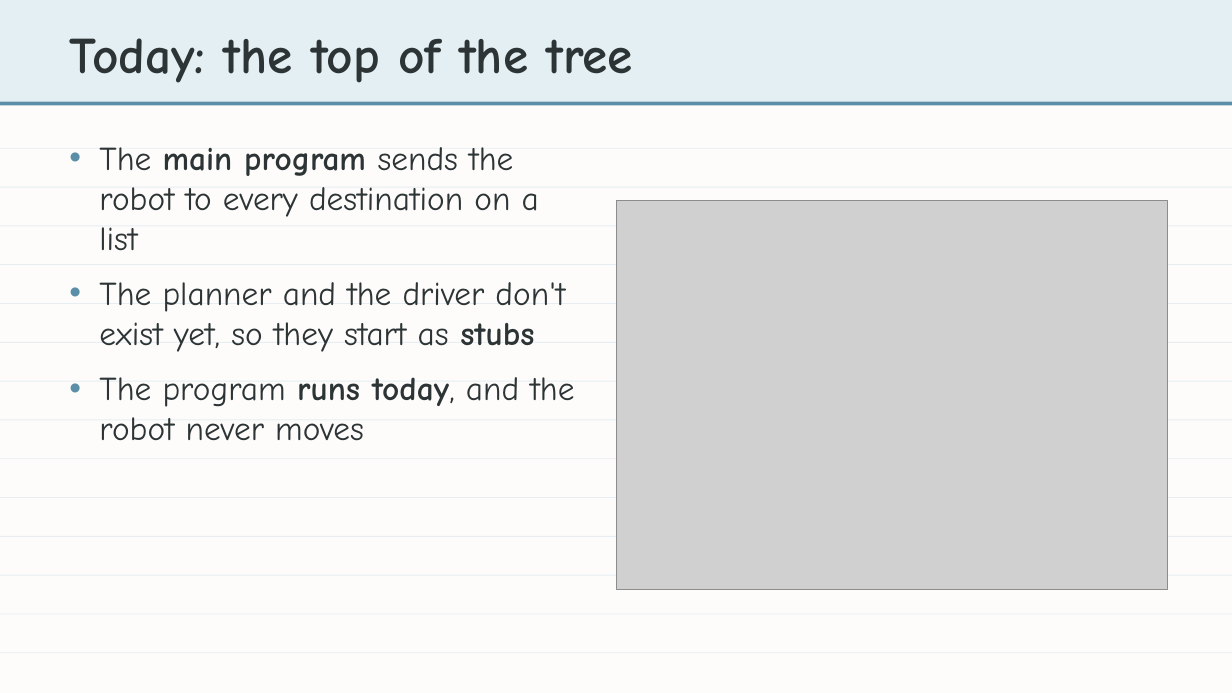
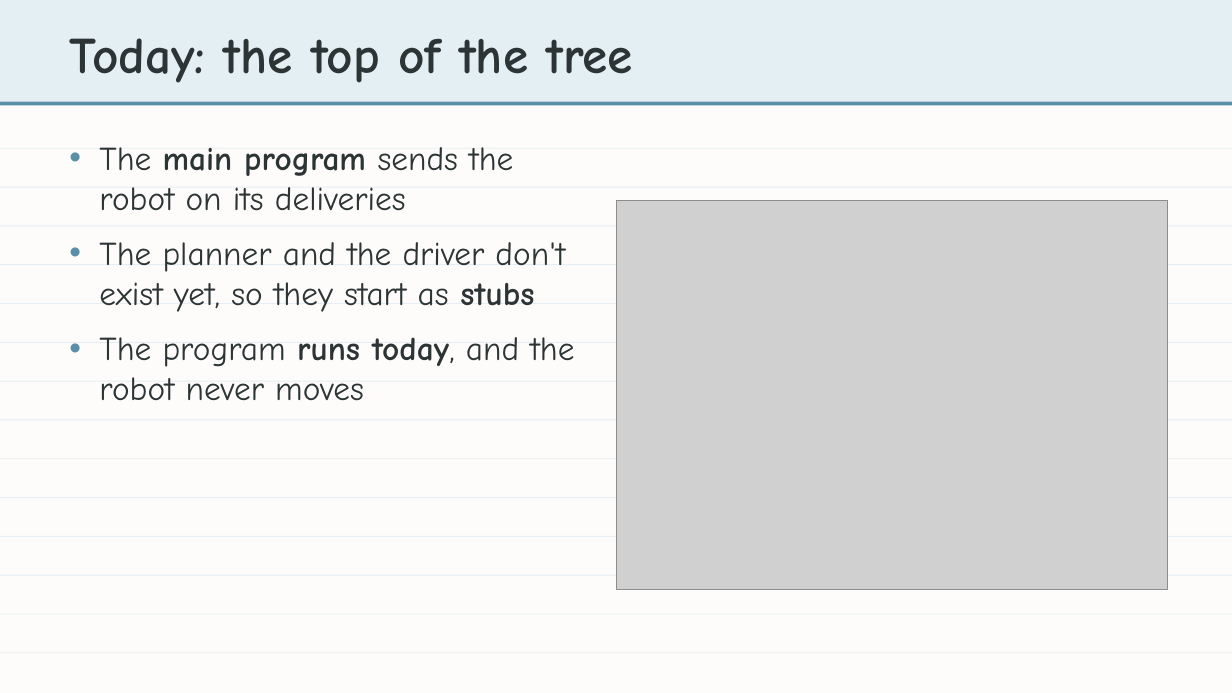
Before and after one commit to bradamiller/LearningPython, a slide deck: slide 2 of static/slides/module-04-manhattan/module-4-lesson-01-the-main-program.pptx. Drawn at 1232x693 pixels with LibreOffice and Linux fonts; fonts in the diff are those of the drawing; grey boxes stand for pictures. Boxes give left, top, right and bottom in pixels: in the first picture for what was removed or moved away, otherwise in the second. Text is boxed around its words. In the diff, an @@ line names an element or a change of style, - is before the commit and + after.

```diff
--- a/static/slides/module-04-manhattan/module-4-lesson-01-the-main-program.pptx
+++ b/static/slides/module-04-manhattan/module-4-lesson-01-the-main-program.pptx
@@ text at <box>99,147,513,211</box>: text changed @@
-• The main program sends the robot to every destination on a list
+• The main program sends the robot on its deliveries
```
Also in this commit, not shown: 16 other slides changed, 10 slides added, 5 other files.
